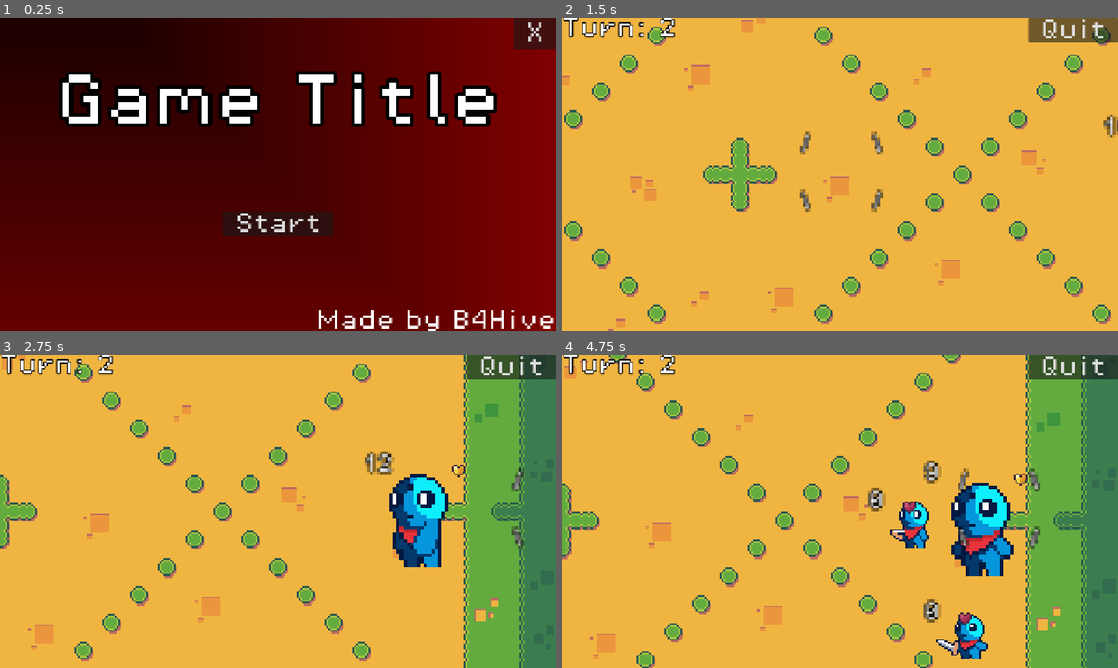
Above: before the commit, frames 1-4 (two rows, left to right).
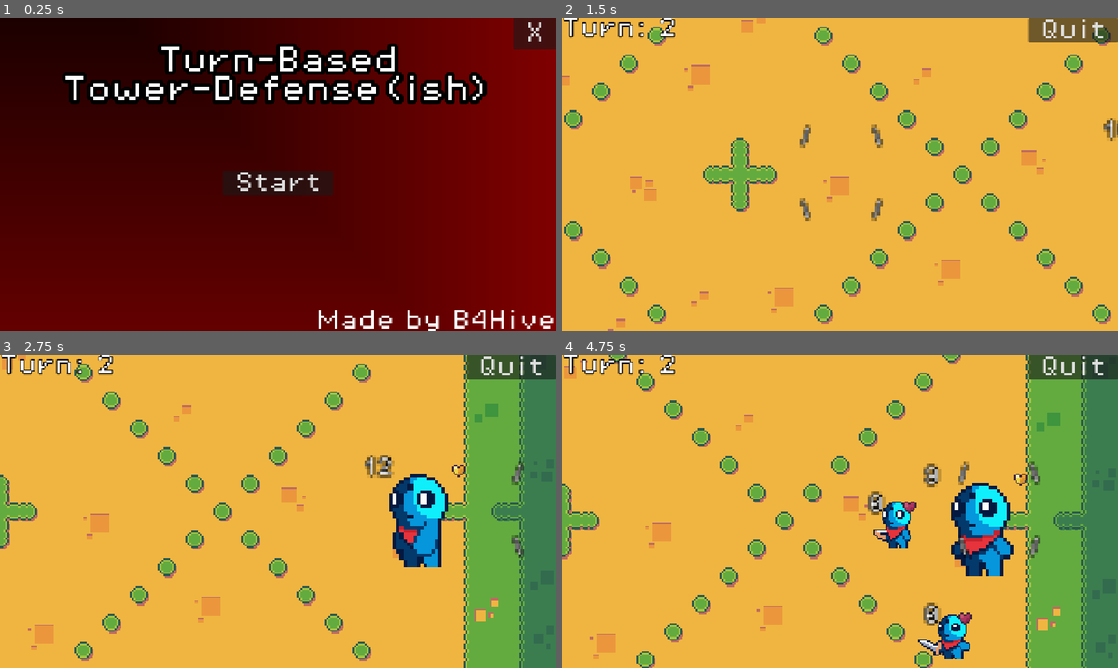
Above: after the commit, the same moments.

Repository: B4Hive/Trabalho-2-DCC148
Game: Godot game, scene res://scenes/ui/title_screen.tscn
Two runs of this game, one before a commit and one after it. Both use one fixed random seed, a clock stepped at 60 frames per second and the inputs below.
Inputs:
- Up to frame 1 (0.25 s): no input
- Up to frame 2 (1.5 s): click "Start" at 0.5 s; click "Skip Summon" at 1.25 s
- Up to frame 3 (2.75 s): tap Enter (ui_accept) at 2, 2.27 s; hold Right (ui_right) from 2.03 s (still down); hold Shift (shift) from 2.03 s (still down)
- Up to frame 4 (4.75 s): release Right (ui_right) at 2.78 s; release Shift (shift) at 2.78 s; hold Down (ui_down) 2.78-3.53 s; tap Shift (shift) at 2.85, 4.35 s; tap Enter (ui_accept) at 3.02, 4.52 s; hold Right (ui_right) 3.53-4.28 s; hold Shift (shift) 3.53-4.28 s; hold Up (ui_up) from 4.28 s (still down)

The runs differ from the first frame. In frame 1, 13% of the frame differs, in the area x 10-90%, y 8-70%; in frame 2, 0.7%; in frame 3, 0.6%; in frame 4, 3.2%.

Commit message:
Last Commit (i hope): Everything set i hope
- Update README.md
- Finally gave a name... ish... to the game
- Fixed one bug that i forgot existed cuz the flipped sprites were off-center
- Improved the position of the label in the character HUD cuz it looked weird in comparison with the HP icons

Diff:
--- a/assets/ui/character_hud.tres
+++ b/assets/ui/character_hud.tres
@@ -3,7 +3,6 @@
 [ext_resource type="FontFile" uid="uid://b06l4wwfvbk78" path="res://assets/ui/fonts/PixelOperator8.ttf" id="1_63ohk"]
 
 [resource]
-line_spacing = 0.0
 font = ExtResource("1_63ohk")
 font_size = 10
 outline_size = 4
--- a/scenes/characters/base/character_base.gd
+++ b/scenes/characters/base/character_base.gd
@@ -66,10 +66,12 @@
 func flipSprite()->void:
 	if facingLeft:
 		sprite.flip_h = false
+		sprite.position.x *= -1
 		facingLeft = false
 		collisionBox.position.x *= -1
 	else:
 		sprite.flip_h = true
+		sprite.position.x *= -1
 		facingLeft = true
 		collisionBox.position.x *= -1
 
--- a/scenes/characters/base/character_hud.tscn
+++ b/scenes/characters/base/character_hud.tscn
@@ -34,13 +34,14 @@
 
 [node name="Energy" type="Label" parent="." unique_id=1196347722]
 layout_mode = 1
-offset_right = 6.0
-offset_bottom = 11.0
+offset_right = 9.0
+offset_bottom = 16.0
 size_flags_horizontal = 0
 size_flags_vertical = 0
 text = "x"
 label_settings = ExtResource("1_u3bv0")
 horizontal_alignment = 1
+vertical_alignment = 1
 
 [node name="Control" type="Control" parent="." unique_id=69591298]
 layout_mode = 1
--- a/scenes/ui/game_screen.tscn
+++ b/scenes/ui/game_screen.tscn
@@ -109,8 +109,8 @@
 anchors_preset = 2
 anchor_top = 1.0
 anchor_bottom = 1.0
-offset_top = -136.0
-offset_right = 160.0
+offset_top = -116.0
+offset_right = 134.0
 grow_vertical = 0
 
 [node name="Left" type="Button" parent="CanvasLayer/HUD/DirectionButtons" unique_id=557176018]
--- a/scenes/ui/title_screen.tscn
+++ b/scenes/ui/title_screen.tscn
@@ -13,7 +13,7 @@
 fill = 2
 
 [sub_resource type="LabelSettings" id="LabelSettings_g4v7s"]
-font_size = 128
+font_size = 64
 outline_size = 32
 outline_color = Color(0, 0, 0, 1)
 
@@ -57,7 +57,8 @@
 layout_mode = 2
 size_flags_vertical = 2
 text = "
-Game Title
+Turn-Based
+Tower-Defense(ish)
 "
 label_settings = SubResource("LabelSettings_g4v7s")
 horizontal_alignment = 1
